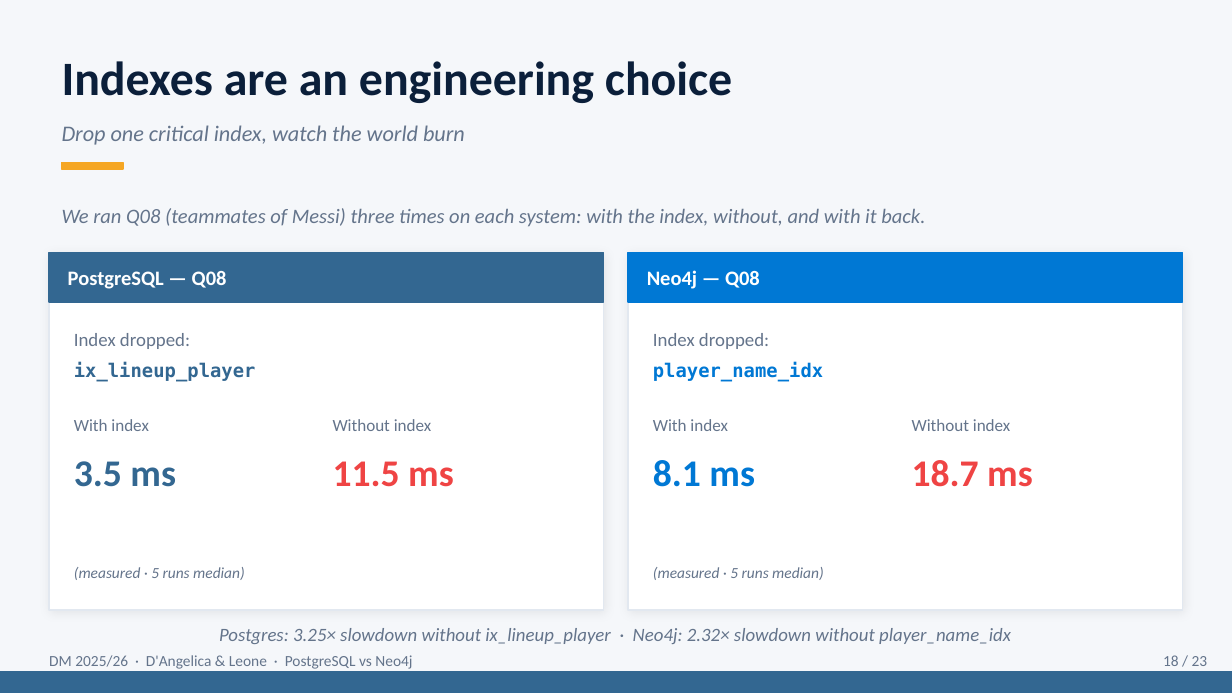
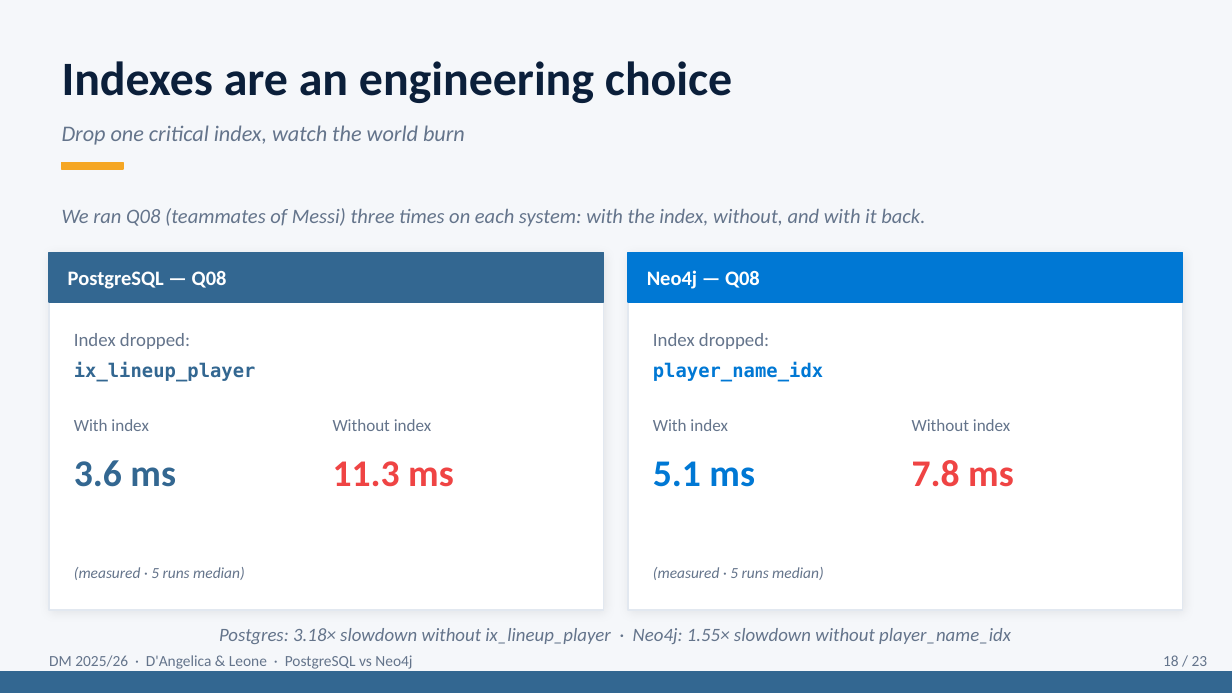
Before and after one commit to g1up3/DM-Project-2026, a slide deck: slide 18 of Presentation_DM_DAngelica_Leone.pptx. Drawn at 1232x693 pixels with LibreOffice and Linux fonts; fonts in the diff are those of the drawing. Boxes give left, top, right and bottom in pixels: in the first picture for what was removed or moved away, otherwise in the second. Text is boxed around its words. In the diff, an @@ line names an element or a change of style, - is before the commit and + after.

```diff
--- a/Presentation_DM_DAngelica_Leone.pptx
+++ b/Presentation_DM_DAngelica_Leone.pptx
@@ text at [74, 460, 176, 487]: text changed @@
-3.5 ms
+3.6 ms
@@ text at [333, 461, 454, 487]: text changed @@
-11.5 ms
+11.3 ms
@@ text at [653, 461, 755, 487]: text changed @@
-8.1 ms
+5.1 ms
@@ text at [912, 460, 1014, 487]: text changed @@
-18.7 ms
+7.8 ms
@@ text at [219, 628, 1011, 644]: text changed @@
-Postgres: 3.25× slowdown without ix_lineup_player · Neo4j: 2.32× slowdown without player_name_idx
+Postgres: 3.18× slowdown without ix_lineup_player · Neo4j: 1.55× slowdown without player_name_idx
```
Also in this commit, not shown: 5 other slides changed, 13 other files.
